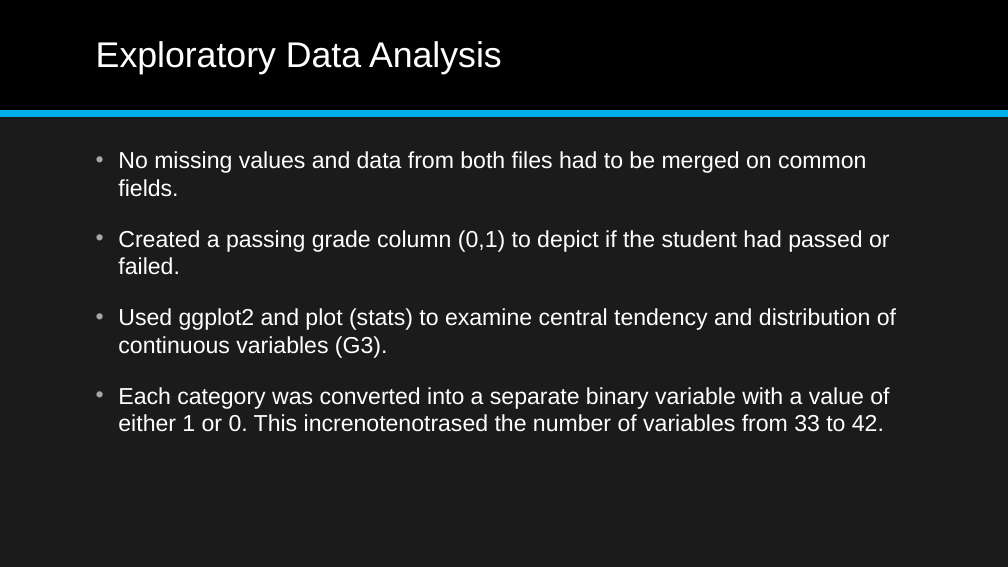
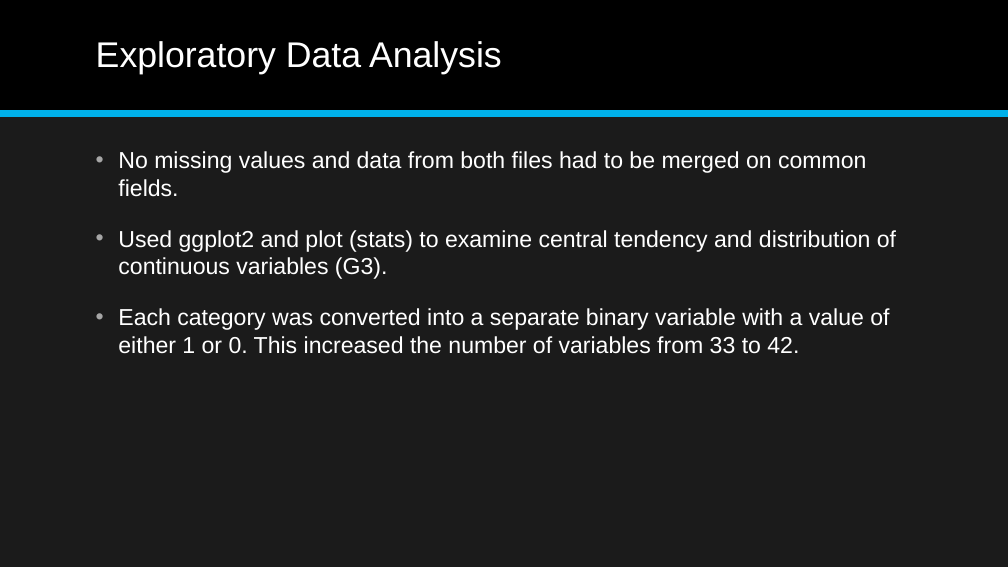
Before and after one commit to aajunwa/capstone, a slide deck: slide 7 of Student Alcohol Consumption Data Science Project.pptx. Drawn at 1008x567 pixels with LibreOffice and Linux fonts; fonts in the diff are those of the drawing. Boxes give left, top, right and bottom in pixels: in the first picture for what was removed or moved away, otherwise in the second. Text is boxed around its words. In the diff, an @@ line names an element or a change of style, - is before the commit and + after.

```diff
--- a/Student Alcohol Consumption Data Science Project.pptx
+++ b/Student Alcohol Consumption Data Science Project.pptx
@@ text at (118,230,890,275): paragraph removed @@
-• Created a passing grade column (0,1) to depict if the student had passed or failed.
@@ text at (118,308,889,354): text changed @@
-• Each category was converted into a separate binary variable with a value of either 1 or 0. This increnotenotrased the number of variables from 33 to 42.
+• Each category was converted into a separate binary variable with a value of either 1 or 0. This increased the number of variables from 33 to 42.
```
Also in this commit, not shown: 2 other slides changed, 2 slides added, 1 slide removed, 2 other files.
